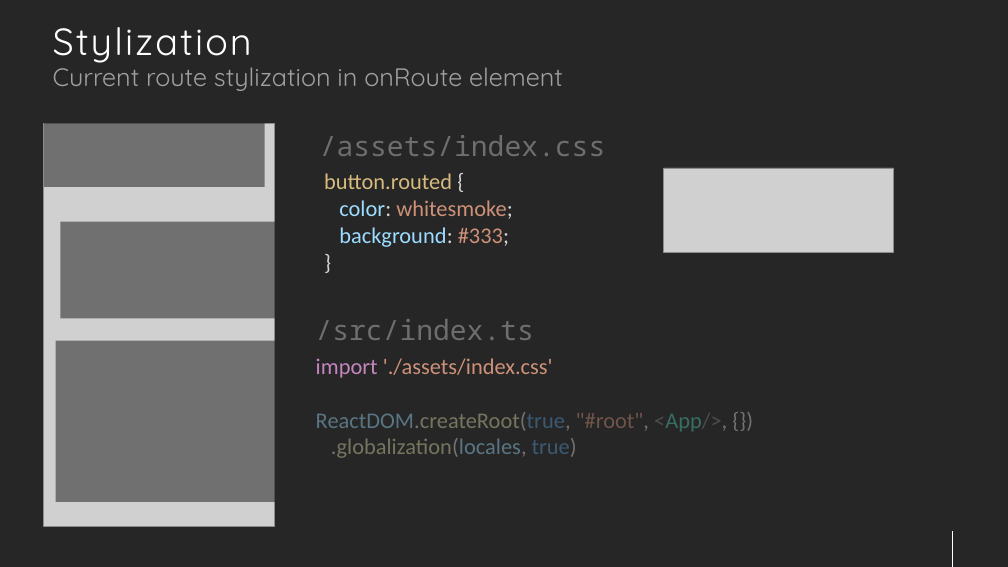
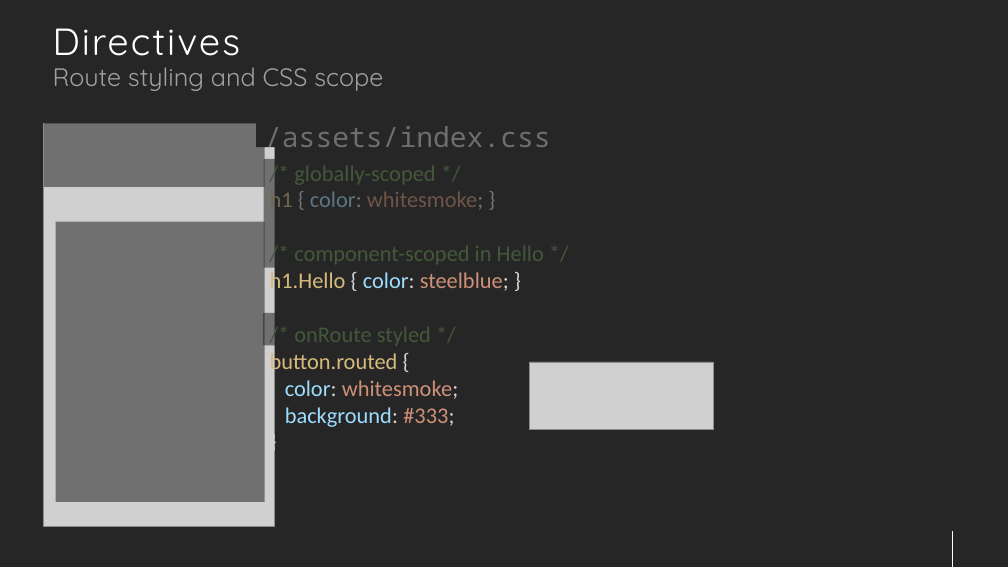
Before and after one commit to jsenaribeiro/react-away, a slide deck: slide 26 of doc/slides/tutorial.pptx (slide 17 before the commit). Drawn at 1008x567 pixels with LibreOffice and Linux fonts; fonts in the diff are those of the drawing; grey boxes stand for pictures. Boxes give left, top, right and bottom in pixels: in the first picture for what was removed or moved away, otherwise in the second. Text is boxed around its words. In the diff, an @@ line names an element or a change of style, - is before the commit and + after.

```diff
--- a/doc/slides/tutorial.pptx
+++ b/doc/slides/tutorial.pptx
@@ title at (x1=53, y1=28, x2=241, y2=56): text changed @@
-Stylization
+Directives
@@ text at (x1=53, y1=67, x2=383, y2=91): text changed @@
-Current route stylization in onRoute element
+Route styling and CSS scope
@@ text "/assets/index.css" rewrapped from (x1=320, y1=135, x2=606, y2=156) to (x1=265, y1=126, x2=551, y2=155) @@
@@ rectangle added at (x1=264, y1=159, x2=839, y2=268), fill #262626 at 56% opacity @@
@@ text "/* globally-scoped */" moved from (x1=324, y1=173, x2=513, y2=247) to (x1=270, y1=166, x2=544, y2=427) @@
@@ text at (x1=270, y1=166, x2=544, y2=346): paragraphs added @@
+/* globally-scoped */
+h1 { color: whitesmoke; }
+/* component-scoped in Hello */
+h1.Hello { color: steelblue; }
+/* onRoute styled */
@@ rectangle resized from (x1=55, y1=341, x2=276, y2=502) to (x1=55, y1=222, x2=265, y2=502) @@
@@ rectangle removed at (x1=60, y1=222, x2=281, y2=319) @@
@@ rectangle resized from (x1=300, y1=383, x2=876, y2=472) to (x1=263, y1=313, x2=839, y2=346) @@
@@ text removed at (x1=316, y1=319, x2=534, y2=340) @@
-/src/index.ts
@@ text removed at (x1=316, y1=358, x2=727, y2=458) @@
-import './assets/index.css'
-ReactDOM.createRoot(true, "#root", <App/>, {})
-.globalization(locales, true)
@@ picture resized from (x1=664, y1=168, x2=894, y2=253) to (x1=529, y1=362, x2=713, y2=429) @@
```
Also in this commit, not shown: 12 other slides changed, 14 slides added, 17 slides removed, 2 other files.
